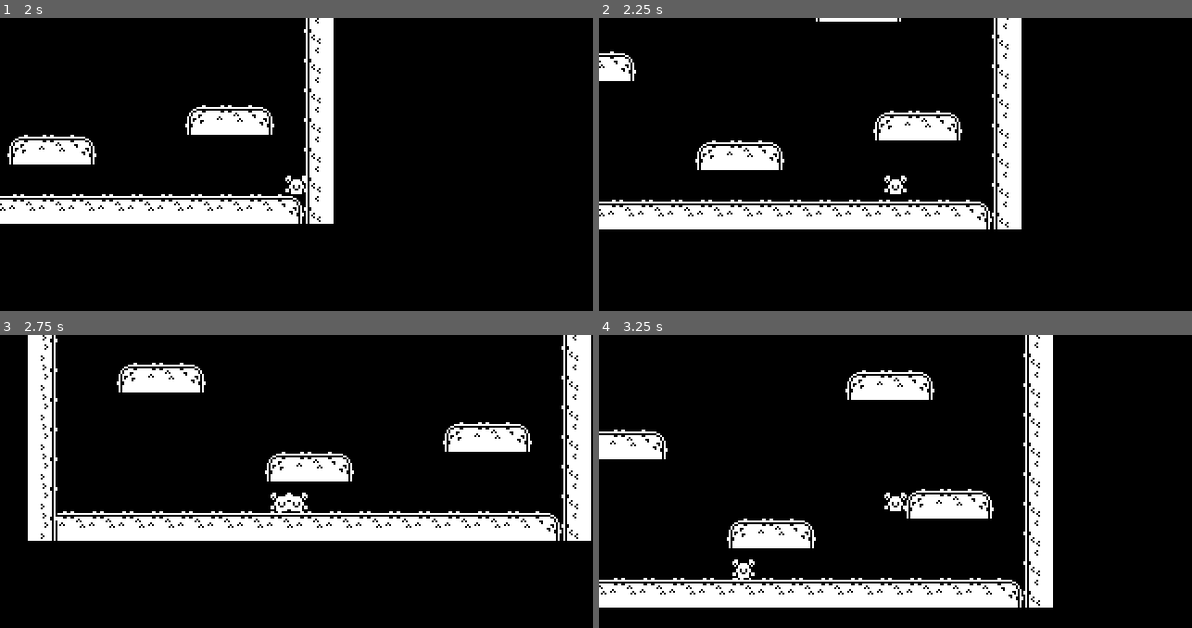
Above: before the commit, frames 1-4 (two rows, left to right).
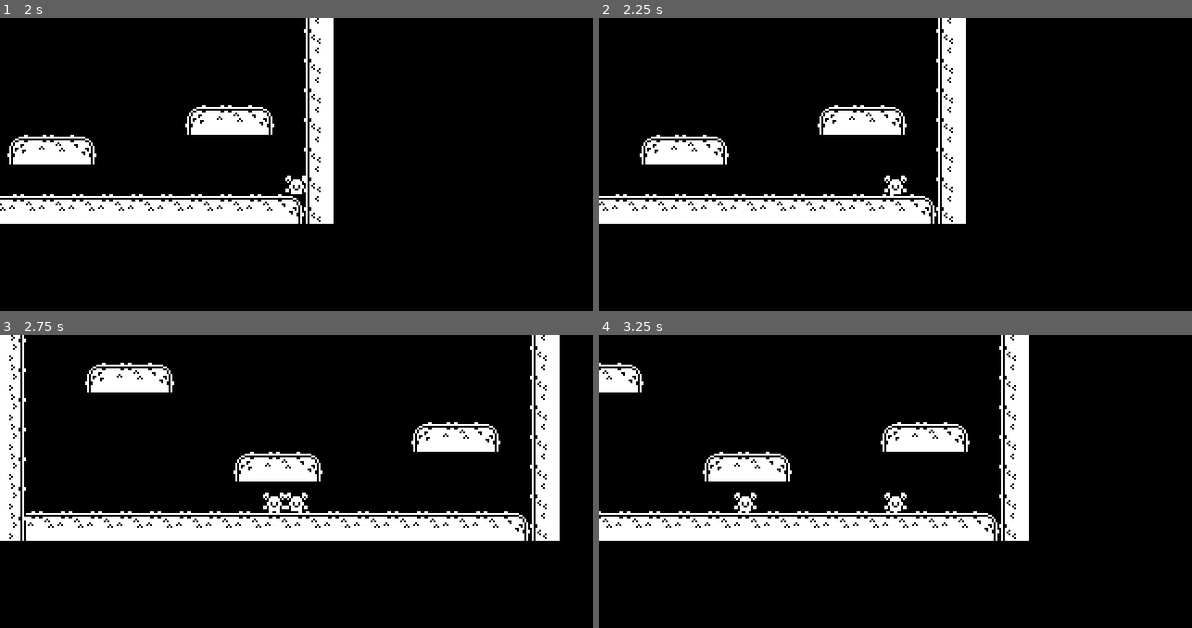
Above: after the commit, the same moments.

Repository: shrubino/CSP_LocalMult
Game: Godot game, scene res://Scenes/main_scene.tscn
Two runs of this game, one before a commit and one after it. Both use one fixed random seed, a clock stepped at 60 frames per second and the inputs below.
Inputs:
- Up to frame 1 (2 s): tap Enter at 0.5 s; hold A (A) 0.53-1.28 s; hold Right (Right) from 0.53 s (still down); tap Up (Up) at 0.77, 1.07, 1.52, 1.82 s; tap C (C) at 0.8, 1.35 s; tap D (D) at 1.55 s
- Up to frame 2 (2.25 s): tap Space (Space) at 2 s; release Right (Right) at 2.03 s; hold Left (Left) from 2.03 s (still down); hold D (D) from 2.03 s (still down)
- Up to frame 3 (2.75 s): keep holding Left (Left); keep holding D (D); tap S (S) at 2.3 s
- Up to frame 4 (3.25 s): release Left (Left) at 2.78 s; release D (D) at 2.78 s; hold Right (Right) from 2.78 s (still down); tap S (S) at 2.85 s; tap Up (Up) at 3.02 s; tap Space (Space) at 3.05 s

Frame 1 is identical in both runs. In frame 2, 12% of the frame differs, in the area x 0-72%, y 0-73%; in frame 3, 15%; in frame 4, 24%, in the area x 0-77%, y 0-94%.

Commit message:
Tongue Prototype

Diff:
--- a/local-multiplayer-game/Scenes/Player1.tscn
+++ b/local-multiplayer-game/Scenes/Player1.tscn
@@ -6,16 +6,83 @@
 [sub_resource type="RectangleShape2D" id="RectangleShape2D_n5fpy"]
 size = Vector2(8, 10)
 
-[node name="CharacterBody2D" type="CharacterBody2D" node_paths=PackedStringArray("leftRaycast", "middleRaycast", "rightRaycast")]
+[sub_resource type="CircleShape2D" id="CircleShape2D_n5fpy"]
+radius = 6.0
+
+[sub_resource type="Animation" id="Animation_dvont"]
+length = 0.001
+tracks/0/type = "value"
+tracks/0/imported = false
+tracks/0/enabled = true
+tracks/0/path = NodePath("Tongue:position")
+tracks/0/interp = 1
+tracks/0/loop_wrap = true
+tracks/0/keys = {
+"times": PackedFloat32Array(0),
+"transitions": PackedFloat32Array(1),
+"update": 0,
+"values": [Vector2(0, 0)]
+}
+
+[sub_resource type="Animation" id="Animation_n5fpy"]
+resource_name = "TongueFireRight"
+tracks/0/type = "value"
+tracks/0/imported = false
+tracks/0/enabled = true
+tracks/0/path = NodePath("Tongue:position")
+tracks/0/interp = 2
+tracks/0/loop_wrap = true
+tracks/0/keys = {
+"times": PackedFloat32Array(0, 0.3, 0.6022733),
+"transitions": PackedFloat32Array(1, 1, 1),
+"update": 0,
+"values": [Vector2(0, 0), Vector2(60, 0), Vector2(0, 0)]
+}
+
+[sub_resource type="Animation" id="Animation_1yta1"]
+resource_name = "TongueFireUp"
+tracks/0/type = "value"
+tracks/0/imported = false
+tracks/0/enabled = true
+tracks/0/path = NodePath("Tongue:position")
+tracks/0/interp = 2
+tracks/0/loop_wrap = true
+tracks/0/keys = {
+"times": PackedFloat32Array(0, 0.3, 0.6),
+"transitions": PackedFloat32Array(1, 1, 1),
+"update": 0,
+"values": [Vector2(0, 0), Vector2(0, -60), Vector2(0, 0)]
+}
+
+[sub_resource type="Animation" id="Animation_2ale3"]
+resource_name = "TongueFireLeft"
+tracks/0/type = "value"
+tracks/0/imported = false
+tracks/0/enabled = true
+tracks/0/path = NodePath("Tongue:position")
+tracks/0/interp = 2
+tracks/0/loop_wrap = true
+tracks/0/keys = {
+"times": PackedFloat32Array(0, 0.3, 0.6),
+"transitions": PackedFloat32Array(1, 1, 1),
+"update": 0,
+"values": [Vector2(0, 0), Vector2(-60, 0), Vector2(0, 0)]
+}
+
+[sub_resource type="AnimationLibrary" id="AnimationLibrary_dvont"]
+_data = {
+&"RESET": SubResource("Animation_dvont"),
+&"TongueFireLeft": SubResource("Animation_2ale3"),
+&"TongueFireRight": SubResource("Animation_n5fpy"),
+&"TongueFireUp": SubResource("Animation_1yta1")
+}
+
+[node name="CharacterBody2D" type="CharacterBody2D" node_paths=PackedStringArray("leftRaycast", "middleRaycast", "rightRaycast", "tongue")]
 script = ExtResource("1_n5fpy")
 leftRaycast = NodePath("LeftCast")
 middleRaycast = NodePath("MiddleCast")
 rightRaycast = NodePath("RightCast")
-
-[node name="Sprite2D" type="Sprite2D" parent="."]
-texture = ExtResource("1_nlwqd")
-region_enabled = true
-region_rect = Rect2(1.98325, 209, 12.241, 10.9918)
+tongue = NodePath("Tongue")
 
 [node name="CollisionShape2D" type="CollisionShape2D" parent="."]
 shape = SubResource("RectangleShape2D_n5fpy")
@@ -32,3 +99,28 @@
 target_position = Vector2(0, -10)
 
 [node name="Camera2D" type="Camera2D" parent="."]
+
+[node name="Tongue" type="Area2D" parent="."]
+
+[node name="CollisionShape2D" type="CollisionShape2D" parent="Tongue"]
+shape = SubResource("CircleShape2D_n5fpy")
+
+[node name="ColorRect" type="ColorRect" parent="Tongue"]
+offset_left = -5.0
+offset_top = -5.0
+offset_right = 5.0
+offset_bottom = 5.0
+color = Color(0.7490196, 0, 0, 1)
+metadata/_edit_use_anchors_ = true
+
+[node name="Sprite2D" type="Sprite2D" parent="."]
+texture = ExtResource("1_nlwqd")
+region_enabled = true
+region_rect = Rect2(1.98325, 209, 12.241, 10.9918)
+
+[node name="AnimationPlayer" type="AnimationPlayer" parent="."]
+libraries = {
+&"": SubResource("AnimationLibrary_dvont")
+}
+
+[connection signal="body_entered" from="Tongue" to="." method="_on_tongue_body_entered"]
--- a/local-multiplayer-game/Scenes/player_2.tscn
+++ b/local-multiplayer-game/Scenes/player_2.tscn
@@ -6,16 +6,83 @@
 [sub_resource type="RectangleShape2D" id="RectangleShape2D_n5fpy"]
 size = Vector2(8, 10)
 
-[node name="Player2" type="CharacterBody2D" node_paths=PackedStringArray("leftRaycast", "middleRaycast", "rightRaycast")]
+[sub_resource type="CircleShape2D" id="CircleShape2D_cgts5"]
+radius = 6.0
+
+[sub_resource type="Animation" id="Animation_dvont"]
+length = 0.001
+tracks/0/type = "value"
+tracks/0/imported = false
+tracks/0/enabled = true
+tracks/0/path = NodePath("Tongue:position")
+tracks/0/interp = 1
+tracks/0/loop_wrap = true
+tracks/0/keys = {
+"times": PackedFloat32Array(0),
+"transitions": PackedFloat32Array(1),
+"update": 0,
+"values": [Vector2(0, 0)]
+}
+
+[sub_resource type="Animation" id="Animation_n5fpy"]
+resource_name = "TongueFireRight"
+tracks/0/type = "value"
+tracks/0/imported = false
+tracks/0/enabled = true
+tracks/0/path = NodePath("Tongue:position")
+tracks/0/interp = 2
+tracks/0/loop_wrap = true
+tracks/0/keys = {
+"times": PackedFloat32Array(0, 0.3, 0.6022733),
+"transitions": PackedFloat32Array(1, 1, 1),
+"update": 0,
+"values": [Vector2(0, 0), Vector2(60, 0), Vector2(0, 0)]
+}
+
+[sub_resource type="Animation" id="Animation_1yta1"]
+resource_name = "TongueFireUp"
+tracks/0/type = "value"
+tracks/0/imported = false
+tracks/0/enabled = true
+tracks/0/path = NodePath("Tongue:position")
+tracks/0/interp = 2
+tracks/0/loop_wrap = true
+tracks/0/keys = {
+"times": PackedFloat32Array(0, 0.3, 0.6),
+"transitions": PackedFloat32Array(1, 1, 1),
+"update": 0,
+"values": [Vector2(0, 0), Vector2(0, -60), Vector2(0, 0)]
+}
+
+[sub_resource type="Animation" id="Animation_2ale3"]
+resource_name = "TongueFireLeft"
+tracks/0/type = "value"
+tracks/0/imported = false
+tracks/0/enabled = true
+tracks/0/path = NodePath("Tongue:position")
+tracks/0/interp = 2
+tracks/0/loop_wrap = true
+tracks/0/keys = {
+"times": PackedFloat32Array(0, 0.3, 0.6),
+"transitions": PackedFloat32Array(1, 1, 1),
+"update": 0,
+"values": [Vector2(0, 0), Vector2(-60, 0), Vector2(0, 0)]
+}
+
+[sub_resource type="AnimationLibrary" id="AnimationLibrary_dvont"]
+_data = {
+&"RESET": SubResource("Animation_dvont"),
+&"TongueFireLeft": SubResource("Animation_2ale3"),
+&"TongueFireRight": SubResource("Animation_n5fpy"),
+&"TongueFireUp": SubResource("Animation_1yta1")
+}
+
+[node name="Player2" type="CharacterBody2D" node_paths=PackedStringArray("leftRaycast", "middleRaycast", "rightRaycast", "tongue")]
 script = ExtResource("1_cgts5")
 leftRaycast = NodePath("LeftCast")
 middleRaycast = NodePath("MiddleCast")
 rightRaycast = NodePath("RightCast")
-
-[node name="Sprite2D" type="Sprite2D" parent="."]
-texture = ExtResource("2_a3adp")
-region_enabled = true
-region_rect = Rect2(1.98325, 209, 12.241, 10.9918)
+tongue = NodePath("Tongue")
 
 [node name="CollisionShape2D" type="CollisionShape2D" parent="."]
 shape = SubResource("RectangleShape2D_n5fpy")
@@ -32,3 +99,26 @@
 target_position = Vector2(0, -10)
 
 [node name="Camera2D" type="Camera2D" parent="."]
+
+[node name="Tongue" type="Area2D" parent="."]
+
+[node name="CollisionShape2D" type="CollisionShape2D" parent="Tongue"]
+shape = SubResource("CircleShape2D_cgts5")
+
+[node name="ColorRect" type="ColorRect" parent="Tongue"]
+offset_left = -5.0
+offset_top = -5.0
+offset_right = 5.0
+offset_bottom = 5.0
+color = Color(0.7490196, 0, 0, 1)
+metadata/_edit_use_anchors_ = true
+
+[node name="Sprite2D" type="Sprite2D" parent="."]
+texture = ExtResource("2_a3adp")
+region_enabled = true
+region_rect = Rect2(1.98325, 209, 12.241, 10.9918)
+
+[node name="AnimationPlayer" type="AnimationPlayer" parent="."]
+libraries = {
+&"": SubResource("AnimationLibrary_dvont")
+}
--- a/local-multiplayer-game/Scripts/player_1.gd
+++ b/local-multiplayer-game/Scripts/player_1.gd
@@ -11,6 +11,9 @@
 @export_category("Necesary Child Nodes")
 @onready var PlayerSprite := $Sprite2D
 @onready var PlayerCollider := $CollisionShape2D
+
+#INFO OVERALL ENABLED/DISABLED
+@onready var can_input := true
 
 #INFO HORIZONTAL MOVEMENT
 @export_category("L/R Movement")
@@ -93,6 +96,11 @@
 @export_category("Tongue Controls")
 ##Drop in an instance of the tongue, right now let's say it's a circular area2d
 @export var tongue : Area2D
+##Speed at which tongue is fired
+@export var tongueSpeed := 100
+##Max distance tongue travels before it returns to player
+@export var tongueRange := 110
+##We'll probably need a cooldown timer but let's wait and see
 
 #Variables determined by the developer set ones.
 var appliedGravity: float
@@ -122,6 +130,8 @@
 var colliderPosLockY
 
 var groundPounding
+
+var tongueFiring
 
 var anim
 var col
@@ -139,6 +149,8 @@
 var jumpTap
 var jumpRelease
 var downTap
+var tongueHold
+var tongueTap
 
 func _ready():
 	wasMovingR = true
@@ -179,7 +191,7 @@
 
 	if jumps > 1:
 		jumpBuffering = 0
-		coyoteTime = 0
+		coyoteTime = 0 #I'm not entirely convinced this is the right way to handle this -- we may still want a little coyote time and jump buffer even with double jumps
 
 	coyoteTime = abs(coyoteTime)
 	jumpBuffering = abs(jumpBuffering)
@@ -187,6 +199,8 @@
 	if directionalSnap:
 		instantAccel = true
 		instantStop = true
+
+	tongue.visible = false #start with no tongue ofc
 
 
 
@@ -216,7 +230,7 @@
 	if !dset:
 		gdelta = delta
 		dset = true
-	#INFO Input Detectio. Define your inputs from the project settings here.
+	#INFO Input Detection. Define your inputs from the project settings here.
 	leftHold = Input.is_action_pressed("Left")
 	rightHold = Input.is_action_pressed("Right")
 	upHold = Input.is_action_pressed("Up")
@@ -225,9 +239,11 @@
 	rightTap = Input.is_action_just_pressed("Right")
 	leftRelease = Input.is_action_just_released("Left")
 	rightRelease = Input.is_action_just_released("Right")
-	jumpTap = Input.is_action_just_pressed("Space")
-	jumpRelease = Input.is_action_just_released("Space")
+	jumpTap = Input.is_action_just_pressed("N")
+	jumpRelease = Input.is_action_just_released("N")
 	downTap = Input.is_action_just_pressed("Down")
+	tongueHold = Input.is_action_pressed("M")
+	tongueTap = Input.is_action_just_pressed("M")
 
 
 	#INFO Left and Right Movement
@@ -361,6 +377,16 @@
 	if upToCancel and upHold and groundPound:
 		_endGroundPound()
 
+	#INFO Tongue firing
+	if tongueTap: #this is probably gonna need a lot more logic to it
+		tongueFiring = true
+		if upHold:
+			_fire_tongue(Vector2(0,-1))
+		elif wasMovingR:
+			_fire_tongue(Vector2(1,0))
+		else:
+			_fire_tongue(Vector2(-1,0))
+
 func _bufferJump():
 	await get_tree().create_timer(jumpBuffering).timeout
 	jumpWasPressed = false
@@ -421,3 +447,22 @@
 	groundPounding = false
 	appliedTerminalVelocity = terminalVelocity
 	gravityActive = true
+
+func _fire_tongue(direction):
+	tongue.visible = true
+	print(direction)
+	if direction == Vector2(1,0):
+		$AnimationPlayer.play("TongueFireRight")
+	if direction == Vector2(0, -1):
+		$AnimationPlayer.play("TongueFireUp")
+	if direction == Vector2(-1,0):
+		$AnimationPlayer.play("TongueFireLeft")
+	await get_tree().create_timer(0.6).timeout
+	tongue.visible = false
+	tongueFiring = false
+
+
+
+func _on_tongue_body_entered(body: Node2D) -> void:
+	if tongueFiring:
+		pass
--- a/local-multiplayer-game/Scripts/player_2.gd
+++ b/local-multiplayer-game/Scripts/player_2.gd
@@ -98,6 +98,15 @@
 ##Animations must be named "roll" all lowercase as the check box says
 @export var roll: bool
 
+@export_category("Tongue Controls")
+##Drop in an instance of the tongue, right now let's say it's a circular area2d
+@export var tongue : Area2D
+##Speed at which tongue is fired
+@export var tongueSpeed := 100
+##Max distance tongue travels before it returns to player
+@export var tongueRange := 110
+##We'll probably need a cooldown timer but let's wait and see
+
 
 #Variables determined by the developer set ones.
 var appliedGravity: float
@@ -130,6 +139,8 @@
 var wasLatched
 var crouching
 var groundPounding
+
+var tongueFiring
 
 var anim
 var col
@@ -146,12 +157,9 @@
 var rightRelease
 var jumpTap
 var jumpRelease
-var runHold
-var latchHold
-var dashTap
-var rollTap
 var downTap
-var twirlTap
+var tongueHold
+var tongueTap
 
 func _ready():
 	wasMovingR = true
@@ -201,6 +209,7 @@
 		instantAccel = true
 		instantStop = true
 
+	tongue.visible = false #start with no tongue ofc
 
 
 func _process(_delta):
@@ -241,6 +250,8 @@
 	jumpTap = Input.is_action_just_pressed("C")
 	jumpRelease = Input.is_action_just_released("C")
 	downTap = Input.is_action_just_pressed("S")
+	tongueHold = Input.is_action_pressed("V")
+	tongueTap = Input.is_action_just_pressed("V")
 
 
 	#INFO Left and Right Movement
@@ -375,6 +386,15 @@
 
 	if upToCancel and upHold and groundPound:
 		_endGroundPound()
+	#INFO Tongue firing
+	if tongueTap: #this is probably gonna need a lot more logic to it
+		tongueFiring = true
+		if upHold:
+			_fire_tongue(Vector2(0,-1))
+		elif wasMovingR:
+			_fire_tongue(Vector2(1,0))
+		else:
+			_fire_tongue(Vector2(-1,0))
 
 func _bufferJump():
 	await get_tree().create_timer(jumpBuffering).timeout
@@ -436,3 +456,22 @@
 	groundPounding = false
 	appliedTerminalVelocity = terminalVelocity
 	gravityActive = true
+
+func _fire_tongue(direction):
+	tongue.visible = true
+	print(direction)
+	if direction == Vector2(1,0):
+		$AnimationPlayer.play("TongueFireRight")
+	if direction == Vector2(0, -1):
+		$AnimationPlayer.play("TongueFireUp")
+	if direction == Vector2(-1,0):
+		$AnimationPlayer.play("TongueFireLeft")
+	await get_tree().create_timer(0.6).timeout
+	tongue.visible = false
+	tongueFiring = false
+
+
+
+func _on_tongue_body_entered(body: Node2D) -> void:
+	if tongueFiring:
+		pass
--- a/local-multiplayer-game/project.godot
+++ b/local-multiplayer-game/project.godot
@@ -12,7 +12,7 @@
 
 config/name="Local Multiplayer Game"
 run/main_scene="uid://drjc2wiskis6p"
-config/features=PackedStringArray("4.4", "GL Compatibility")
+config/features=PackedStringArray("4.5", "GL Compatibility")
 
 [display]
 
@@ -75,6 +75,21 @@
 "events": [Object(InputEventKey,"resource_local_to_scene":false,"resource_name":"","device":-1,"window_id":0,"alt_press …(191 unchanged characters)…
 ]
 }
+V={
+"deadzone": 0.2,
+"events": [Object(InputEventKey,"resource_local_to_scene":false,"resource_name":"","device":-1,"window_id":0,"alt_pressed":false,"shift_pressed":false,"ctrl_pressed":false,"meta_pressed":false,"pressed":false,"keycode":0,"physical_keycode":86,"key_label":0,"unicode":118,"location":0,"echo":false,"script":null)
+]
+}
+N={
+"deadzone": 0.2,
+"events": [Object(InputEventKey,"resource_local_to_scene":false,"resource_name":"","device":-1,"window_id":0,"alt_pressed":false,"shift_pressed":false,"ctrl_pressed":false,"meta_pressed":false,"pressed":false,"keycode":0,"physical_keycode":78,"key_label":0,"unicode":110,"location":0,"echo":false,"script":null)
+]
+}
+M={
+"deadzone": 0.2,
+"events": [Object(InputEventKey,"resource_local_to_scene":false,"resource_name":"","device":-1,"window_id":0,"alt_pressed":false,"shift_pressed":false,"ctrl_pressed":false,"meta_pressed":false,"pressed":false,"keycode":0,"physical_keycode":77,"key_label":0,"unicode":109,"location":0,"echo":false,"script":null)
+]
+}
 
 [rendering]
 
Not shown: 1 places in local-multiplayer-game/Scenes/Player1.tscn that only renumber resources
Not shown: 1 places in local-multiplayer-game/Scenes/player_2.tscn that only renumber resources
